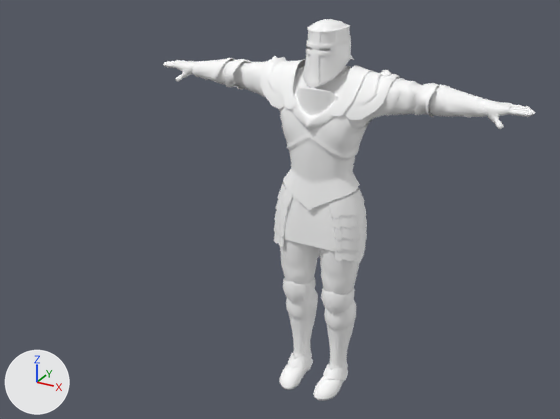
Before and after pictures for a commit that changed the FBX model ParadoxMaker/Imports/Chevalier/Chevalier_Rooted.fbx.
Camera for both pictures: a 50 mm lens placed at (1.37, -2.86, 2.28), pointed at (-0.12, -0.16, 0.93). Every picture has the same lights, and +X, +Y and +Z are marked at lower left. Where no turn or scale is listed for an object, it has been applied to the vertices.

In view in the first picture: 'Paladin_J_Nordstrom', 'Paladin_J_Nordstrom_Helmet'.
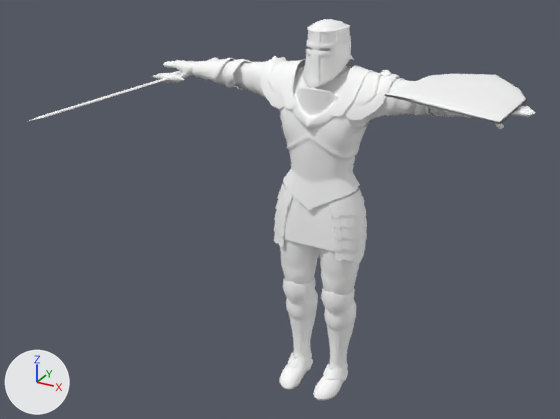
Edits to the scene script, one JSON object a line:
```json
{"op": "add", "block": "me_mesh_003", "code": ["me_mesh_003 = bpy.data.meshes.new('Mesh.003')", "me_mesh_003.from_pydata(...)  # 73 vertices, 54 faces; spans x 0.349..0.797, y -0.23..0.446, z 1.398..1.521", "me_mesh_003.materials.append(mat_paladin_mat)  # its picture is missing"]}
{"op": "add", "block": "me_mesh_002", "code": ["me_mesh_002 = bpy.data.meshes.new('Mesh.002')", "me_mesh_002.from_pydata(...)  # 116 vertices, 124 faces; spans x -0.946..-0.646, y -0.752..0.262, z 1.365..1.457", "me_mesh_002.materials.append(mat_paladin_mat)  # its picture is missing"]}
{"op": "add", "block": "ob_paladin_j_nordstrom_shield", "code": ["ob_paladin_j_nordstrom_shield = bpy.data.objects.new('Paladin_J_Nordstrom_Shield', me_mesh_003)", "ob_paladin_j_nordstrom_shield.location = (0.0, 0.0, 0.0)"]}
{"op": "add", "block": "ob_paladin_j_nordstrom_sword", "code": ["ob_paladin_j_nordstrom_sword = bpy.data.objects.new('Paladin_J_Nordstrom_Sword', me_mesh_002)", "ob_paladin_j_nordstrom_sword.location = (0.0, 0.0, 0.0)"]}
```

Where the change shows, as pixel boxes (x1, y1, x2, y2) in the pictures (560 x 419 px):
```json
{"object": "Paladin_J_Nordstrom_Shield", "change": "added", "after": [384, 74, 527, 124]}
{"object": "Paladin_J_Nordstrom_Sword", "change": "added", "after": [29, 57, 219, 121]}
```
